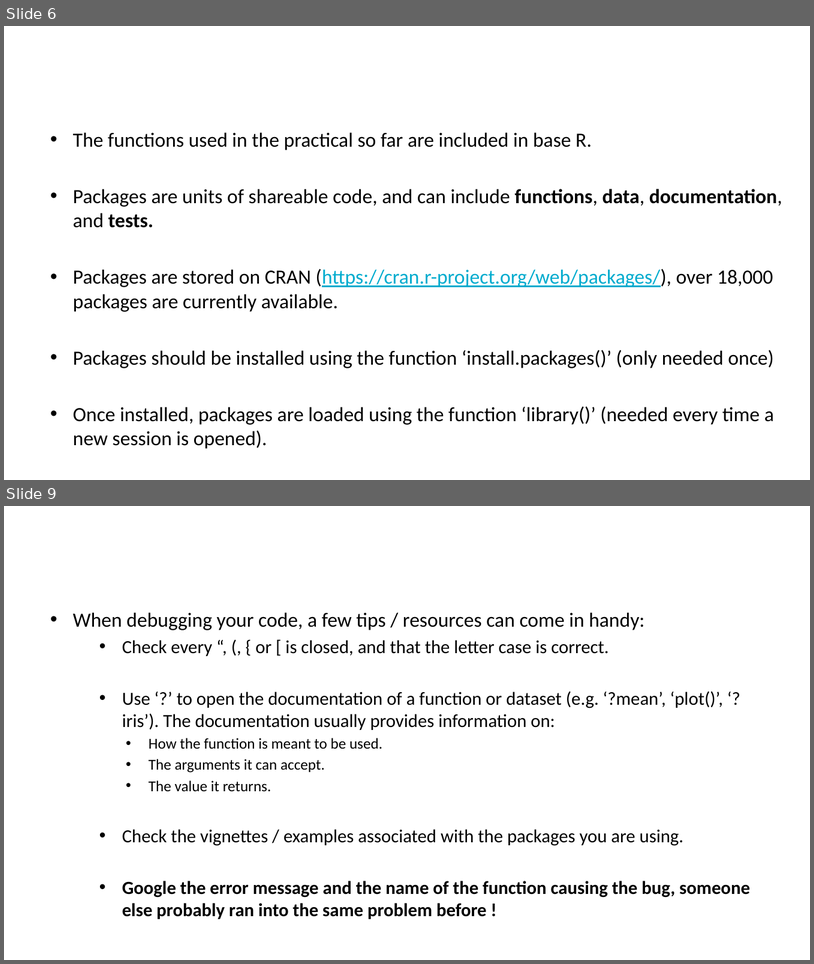
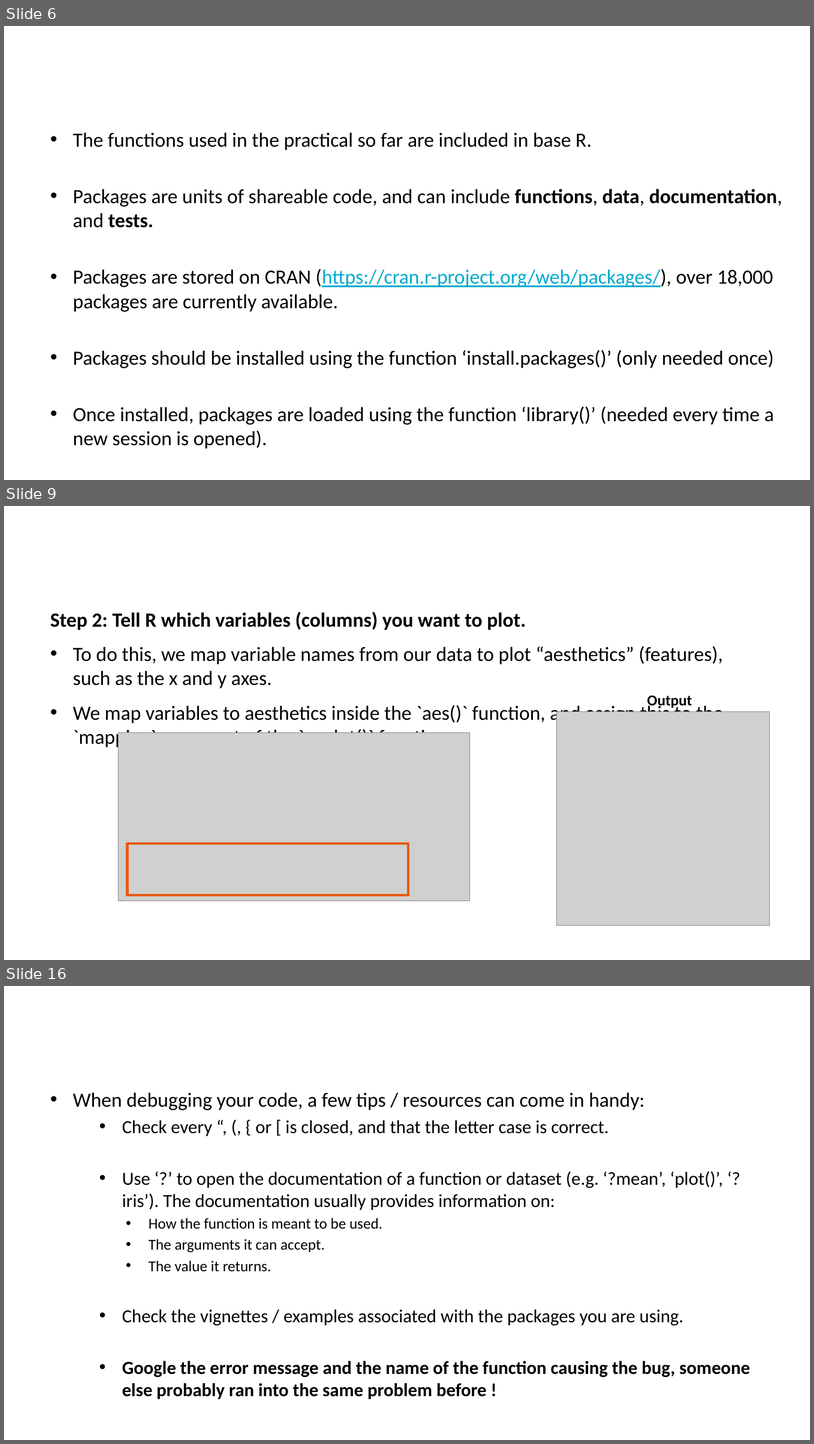
Before and after one commit to alxsrobert/intro_to_R_2022, a slide deck: session_2/SLIDES_introduction_to_R_2.pptx. Shown one above the other, each under a label of ours: slides 6 and 9 before the commit, slides 6, 9 and 16 after it; the slides between them are not shown. The pictures are 814x964 and 814x1444 pixels, drawn with LibreOffice and Linux fonts; fonts in the diff are those of the drawing; grey boxes stand for pictures; background and template pictures are left out. Boxes give left, top, right and bottom in pixels: in the first picture for what was removed or moved away, otherwise in the second. Text is boxed around its words. In the diff, an @@ line names an element or a change of style, - is before the commit and + after.

Commit message:
Add slides on ggplot2

```diff
--- a/session_2/SLIDES_introduction_to_R_2.pptx
+++ b/session_2/SLIDES_introduction_to_R_2.pptx
@@ slide 9 added at (4, 506, 810, 960), background picture (left out) @@
@@ title added at (50, 613, 108, 630), 32 pt, text #FFFFFF @@
+ggplot2, step 2
@@ text added at (73, 612, 724, 748), 24 pt, text #000000 @@
+Step 2: Tell R which variables (columns) you want to plot.
+• To do this, we map variable names from our data to plot “aesthetics” (features), such as the x and y axes.
+• We map variables to aesthetics inside the `aes()` function, and assign this to the `mapping` argument of the `ggplot()` function.
@@ text added at (647, 695, 692, 709), 18 pt, text #000000, bold @@
+Output
@@ picture added at (557, 712, 770, 925) @@
@@ picture added at (119, 733, 470, 901) @@
@@ rectangle added at (128, 844, 409, 895), outline #E95B0C 3 pt @@
@@ what was slide 9 is now slide 16 @@
```
Also in this commit, not shown: 3 slides changed, 6 other slides added.
